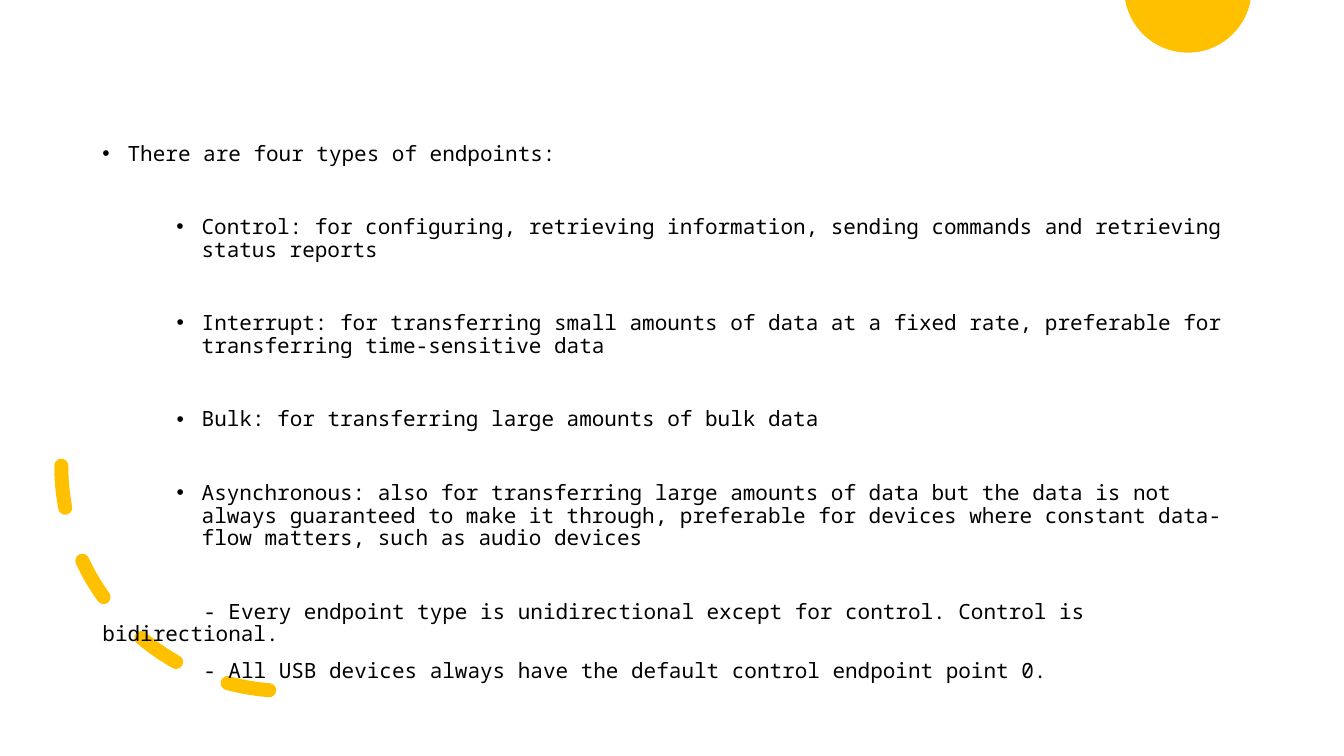
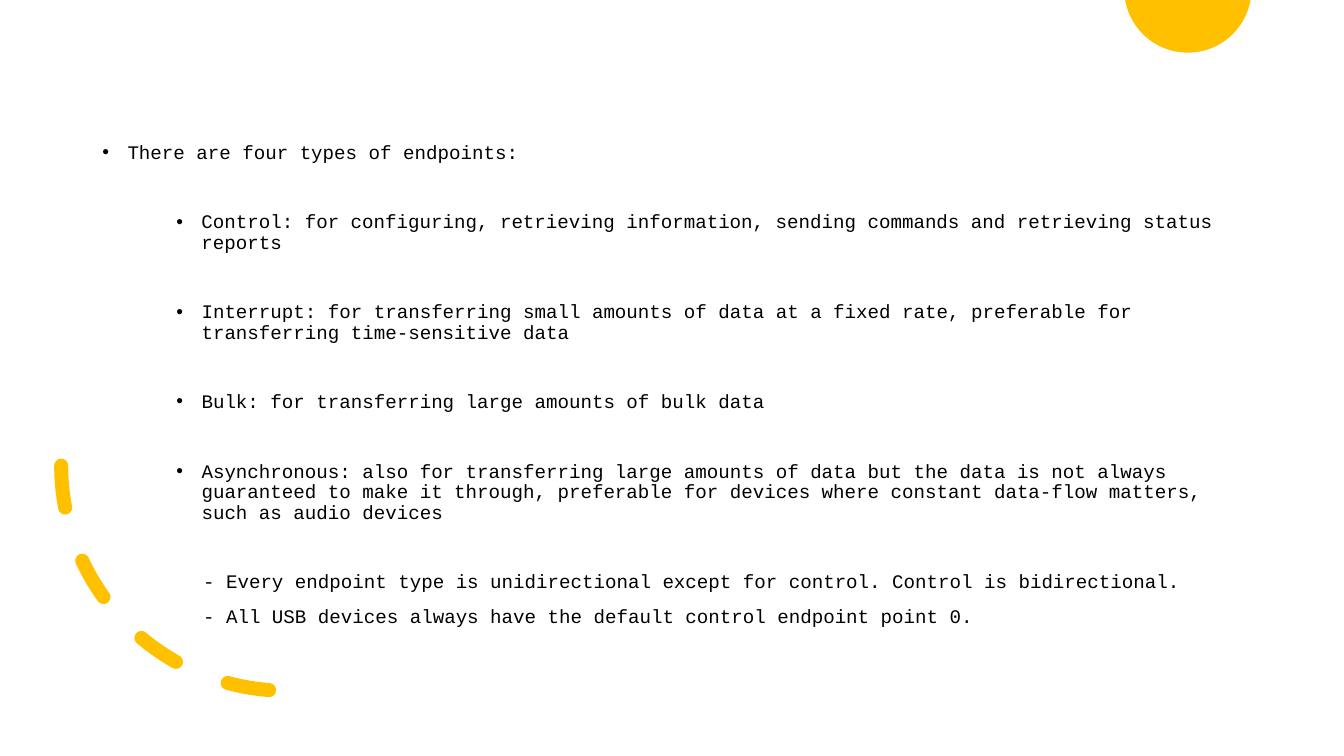
Before and after one commit to hasancpp/CS350-Operating-Systems-Project, a slide deck: slide 4 of progress_report.pptx. Drawn at 1344x756 pixels with LibreOffice and Linux fonts; fonts in the diff are those of the drawing. Boxes give left, top, right and bottom in pixels: in the first picture for what was removed or moved away, otherwise in the second. Text is boxed around its words. In the diff, an @@ line names an element or a change of style, - is before the commit and + after.

```diff
--- a/progress_report.pptx
+++ b/progress_report.pptx
@@ text "There are four types of ..." at [128,146,1212,627]: size 15 to 13.7 pt, font Noto Sans Mono to Courier New @@
@@ arc (boxed as its full ellipse) at [62,241,512,692]: outline #FFC000 10 pt dashed to #FFC000 10.01 pt dashed; proportions changed @@
```
Also in this commit, not shown: 13 other slides changed, 2 slides added, 17 other files.
